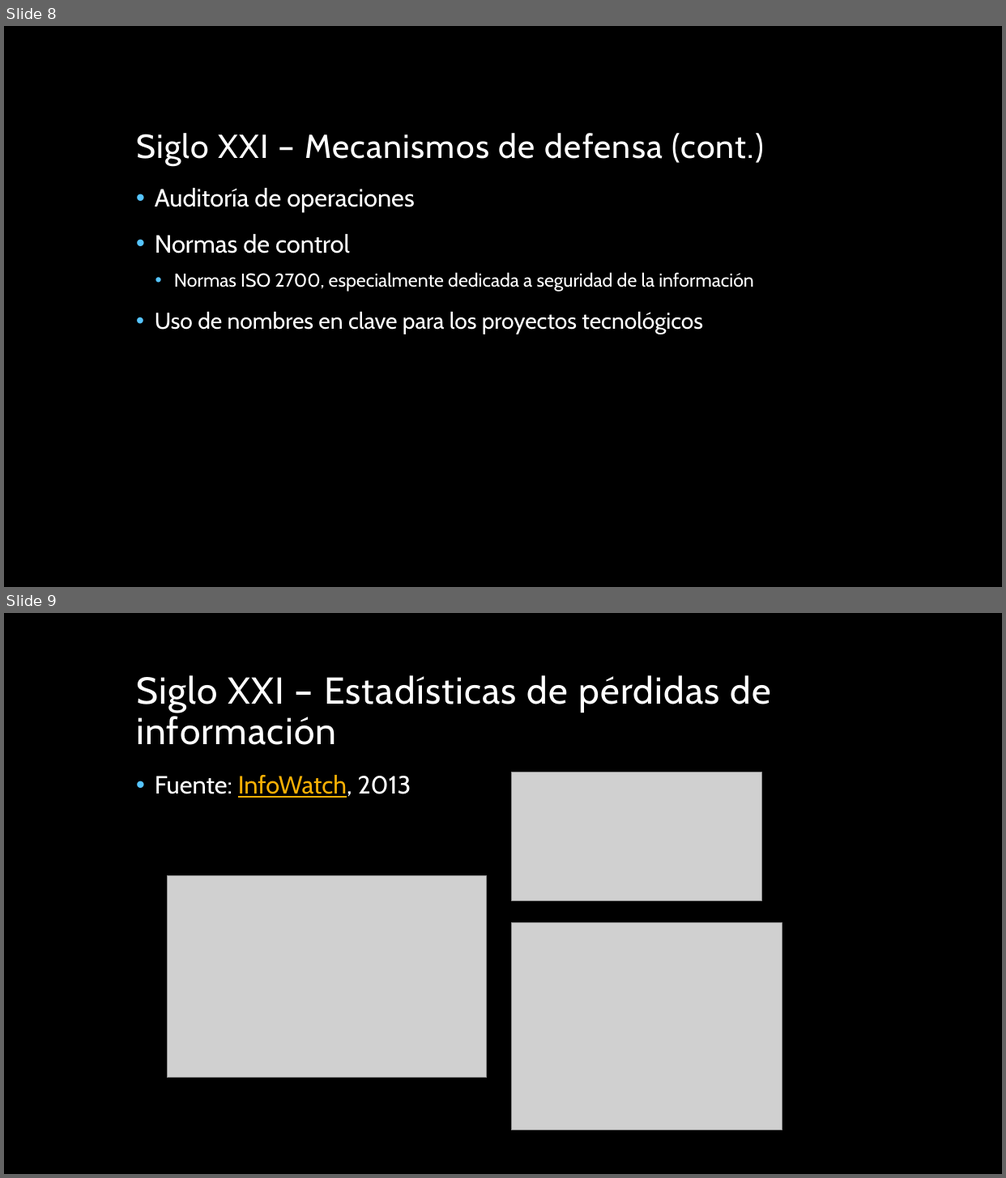
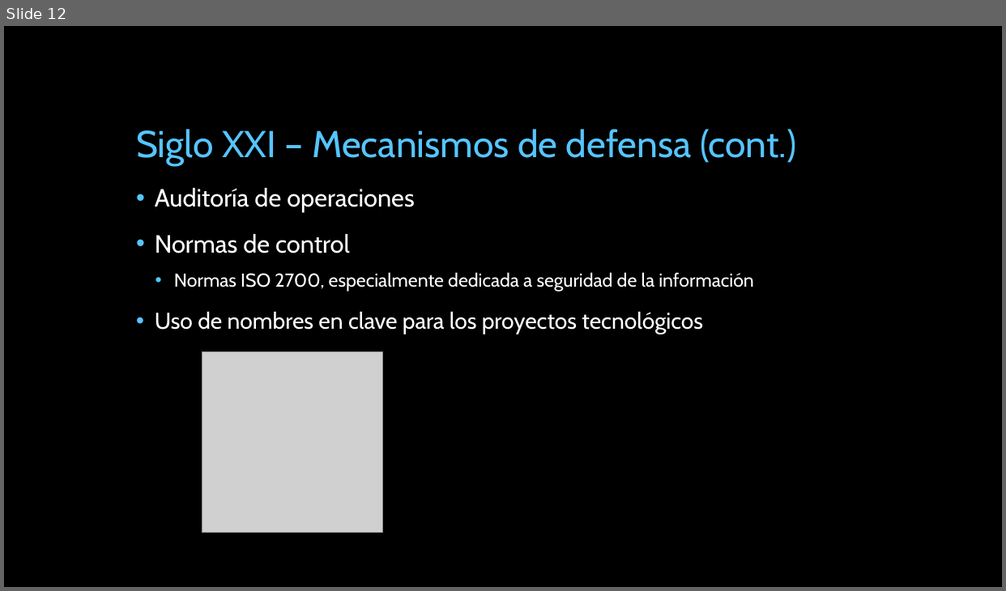
Before and after one commit to miparnisari/implantaciondesistemas, a slide deck: Presentacion/Fuga de Información en los Siglos XIX y.pptx. Shown one above the other, each under a label of ours: slides 8 and 9 before the commit, slide 12 after it. The pictures are 1006x1178 and 1006x591 pixels, drawn with LibreOffice and Linux fonts; fonts in the diff are those of the drawing; grey boxes stand for pictures; background and template pictures are left out. Boxes give left, top, right and bottom in pixels: in the first picture for what was removed or moved away, otherwise in the second. Text is boxed around its words. In the diff, an @@ line names an element or a change of style, - is before the commit and + after.

```diff
--- a/Presentacion/Fuga de Información en los Siglos XIX y.pptx
+++ b/Presentacion/Fuga de Información en los Siglos XIX y.pptx
@@ slide 9 removed at [4, 613, 1002, 1174], background picture (left out) @@
@@ title removed at [136, 675, 772, 745] @@
-Siglo XXI – Estadísticas de pérdidas de información
@@ text removed at [155, 775, 411, 798] @@
-• Fuente: InfoWatch, 2013
@@ picture removed at [512, 773, 761, 901] @@
@@ picture removed at [167, 875, 487, 1078] @@
@@ picture removed at [512, 923, 782, 1131] @@
@@ what was slide 8 is now slide 12 @@
@@ slide 12 changed as well @@
@@ title "Siglo XXI – Mecanismos de ..." at [136, 129, 796, 166]: size 32 to 36 pt, text colour #FFFFFF to #56C5FF, letter spacing 1 to 0 pt @@
@@ picture added at [202, 352, 383, 533] @@
```
Also in this commit, not shown: 8 other slides changed, 6 slides added, 1 other slide removed.
